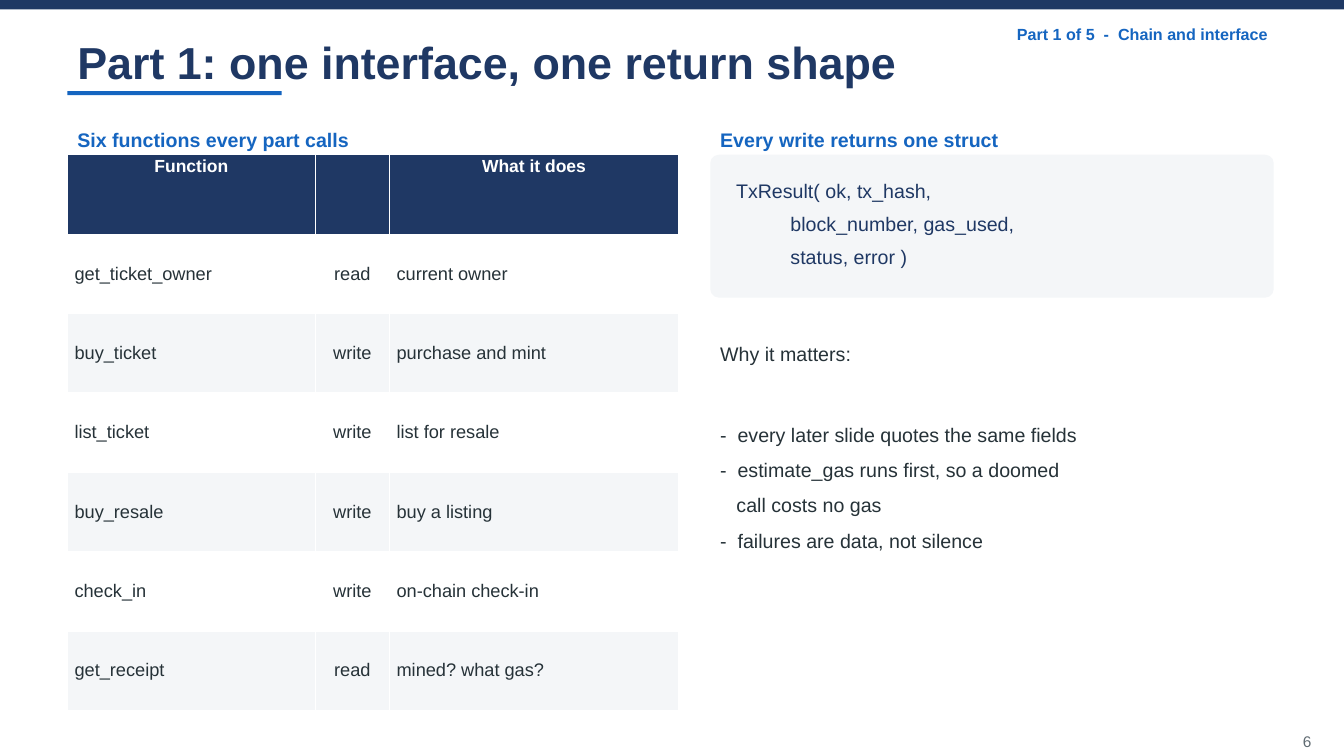
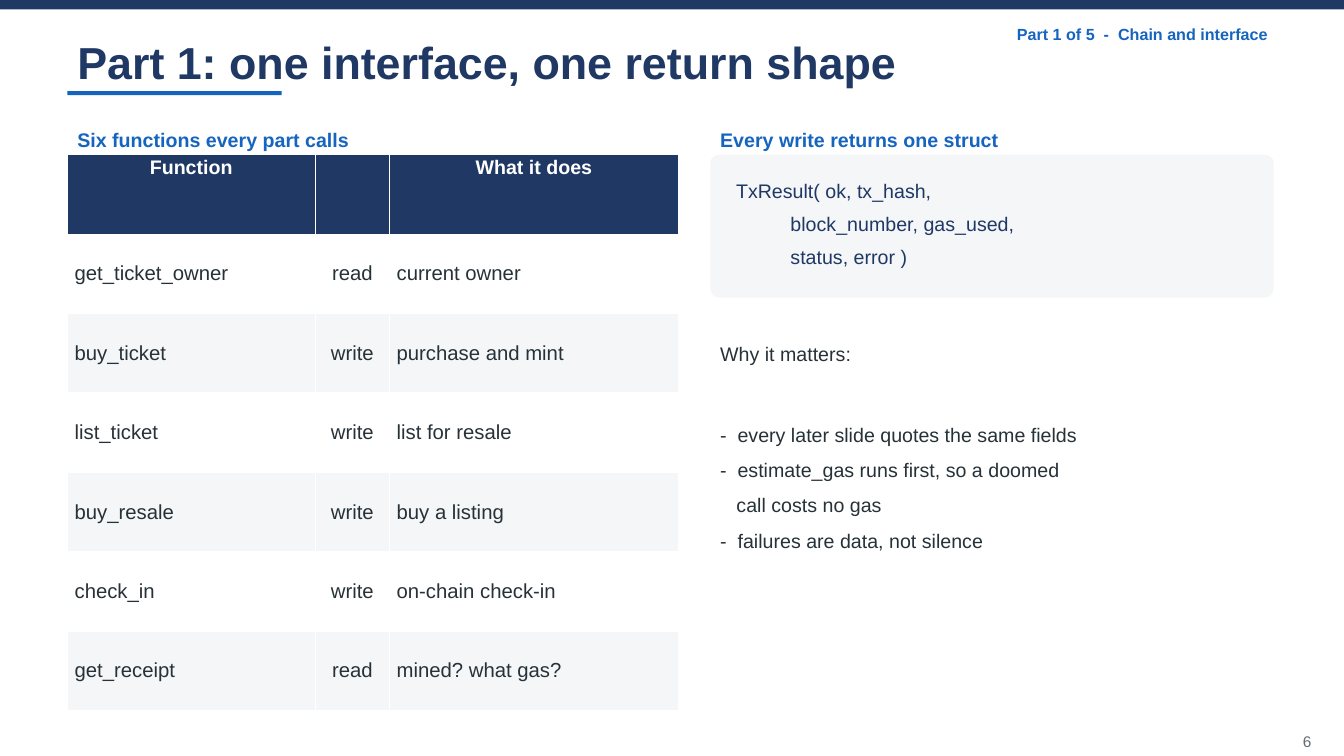
Before and after one commit to wangzai-dao/FTEC5520_AntiScalping, a slide deck: slide 6 of presentation/final_presentation.pptx. Drawn at 1344x756 pixels with LibreOffice and Linux fonts; fonts in the diff are those of the drawing. Boxes give left, top, right and bottom in pixels: in the first picture for what was removed or moved away, otherwise in the second. Text is boxed around its words. In the diff, an @@ line names an element or a change of style, - is before the commit and + after.

```diff
--- a/presentation/final_presentation.pptx
+++ b/presentation/final_presentation.pptx
@@ table at [68,155,680,711] @@
@@ size 12.5 to 14 pt in "Function", "What it does" @@
@@ size 13 to 14.5 pt @@
```
Also in this commit, not shown: 6 other slides changed, 1 other file.
